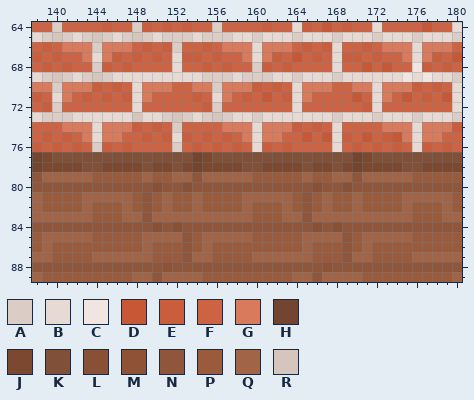
One commit to this pixel-art file: AutumnForestSource/Assets/InternalAssets/Sprites/Catscene/MafiaHouse.aseprite. That is the earlier state.
240x240 pixels, 1 frame. Colours within 5 levels of each other are drawn and written as one. Shown: x 138..180, y 64..89. The commit also changed other parts of the picture, which this record leaves out.
Visible layers, top first: "Furniture", "Walls", "Floor #2", "Floor".
Palette (. is transparent): A #dbccc5  B #e7d9d3  C #f0e5e0  D #c75735  E #ca5d3c  F #ce6343  G #da7a5d  H #734530  J #7c4830  K #815039  L #885136  M #8f5235  N #8f563b  P #9a5a3c  Q #a16447  R #d6c5bd
Pixels before, first column x 138:
64 FFAFFFFEFFAEFEFEFFAFFFFEFFBEFDFEFFBFFFFDFFB
65 BARABARABARABAAABAAABBABBBABBBABBBABBBABBBA
66 FEFGGGAGGGFEFEAFFEFGGGBGGGFEFEBFFEFGGGBGGGF
67 EFEFFGBGEFEFEFBEEFEFFGBGEFDFEFBEEFEFFGBGEFD
68 FEFEFFAEFEFFFFBFFEFEFFAEFEFFFFBFFDFDFFCEFEF
69 BARABARABBBBBBBBBAAABAAABBABBBABBBBBBCBCBBA
70 GGAGGGEFEFBGGGFFGGAGGGEFEFBGGGFFGGBGGGEFEFB
71 EFBGFEFEFEBGFFFFEFBGFEFDFEBGFFFFDFBGFDFEFDB
72 FEAFFFFFFFBFFFFFFEAFFFFFFFBFFFFFFEBFFFFFFFB
73 BAAABBBBBBRBBARABARABBABBBBBBBABBBABBBABBBA
74 FFFGGGBGGGEFEFAFFFFGGGBGGGEFEFBFFFFGGGBGGGE
75 FEFEFGBGGFFEFEBEFEFEFGBGGFFDFDBEFDFEDGBGGFF
76 EFEFEFAEFEFFFFAFEFEFEFBEFEFFFFBFEFEFEFBEFEF
77 HJKKKKKKKKKKKKKKHJKKKKKKKKKKKKKKHJKKKKKKKKK
78 HJJJJKKJJJJKJJKJHJJJJKKJJJJKJJKJHJJJJKKJJJJ
79 NQQQQQPPPPPQPPQQNQQQQQPPPPPQPPQQNQQQQQPPPPP
80 NNNNNNNNNNNNLNNLNNNNNNNNNNNNLNNLNNNNNNNNNNN
81 QPPPPQQQQQPNPQPPQPPPPQQQQQPNPQPPQPPPPQQQQQP
82 QPPPPQPPPQPNPQPPQPPPPQPPPQPNPQPPQPPPPQPPPQP
83 QQQQQQPPPQQNQQQQQQQQQQPPPQQNQQQQQQQQQQPPPQQ
84 NNNNNNNNNNNNLNLNNNNNNNNNNNNNLNLNNNNNNNNNNNN
85 PQQQQQPPPPPQQQQNPQQQQQPPPPPQQQQNPQQQQQPPPPP
86 PQPPPPPPPPPQPPPNPQPPPPPPPPPQPPPNPQPPPPPPPPP
87 QQPPPPQQQQQQPPPNQQPPPPQQQQQQPPPNQQPPPPQQQQQ
88 NNNNNNNNNNNNNMNNNNNNNNNNNNNNNMNNNNNNNNNNNNN
89 QPPPPPPPPPQQNQQQQPPPPPPPPPQQNQQQQPPPPPPPPPQ
The same view after the edit:
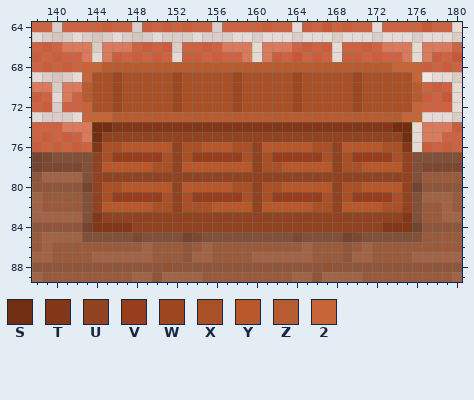
Colours new in this view: S #722e12  T #813718  U #904221  V #983e1c  W #9c4720  X #a95026  Y #b8582a  Z #b75c30  2 #c66537
The edit:
Changed rows in their new state; - is an unchanged pixel.
Layers "Furniture", "Floor #2":
first column x 143:
68 22ZZZZZZZZZZZZZZZZZZZZZZZZZZZZZ222
69 2XXWXXXXXWXXXXXWXXXXXWXXXXXWXXXXX2
70 ZXXWXXXXXWXXXXXWXXXXXWXXXXXWXXXXXZ
71 ZXXWXXXXXWXXXXXWXXXXXWXXXXXWXXXXXZ
72 2XXWXXXXXWXXXXXWXXXXXWXXXXXWXXXXX2
73 222ZZZZZZZZZZZZZZZZZZZZZZZZZZZZZ22
74 -SSTTTTTTTTTTTTTTTTTTTTTTTTTTTTSS-
75 -SUUUUUUUUUUUUUUUUUUUUUUUUUUUUUUS-
76 -TXXYYYYYUXXYYYXXUYYYYYXXUYYYYXXT-
77 -UXVVVVVXUXVVVVVXUXVVVVVXUXVVVVXU-
78 -UYYYYYXXUYYYYYYYUXXYYYYYUXXYYYYU-
79 KUUUUUUUUUUUUUUUUUUUUUUUUUUUUUUUUK
80 HUXXYYYYYUYYYYYXXUXXYYYYYUXXYYYYUH
81 KUXVVVVVXUXVVVVVXUXVVVVVXUXVVVVXUK
82 KUYYYYYXXUXXXYYYYUYYYYYXXUYYYYXXUK
83 KTUUUUUUUUUUUUUUUUUUUUUUUUUUUUUUTK
84 HTTTTUUUUUUUUUUUUUUUUUUUUUUUUUTTTH
85 KKKKKJKKKKHJKKKKKKKKKJKKKKHJKKKKKK
Pixel boxes of the changes (left, top, right, bottom) in both pictures:
changed: (82, 62, 422, 242)
